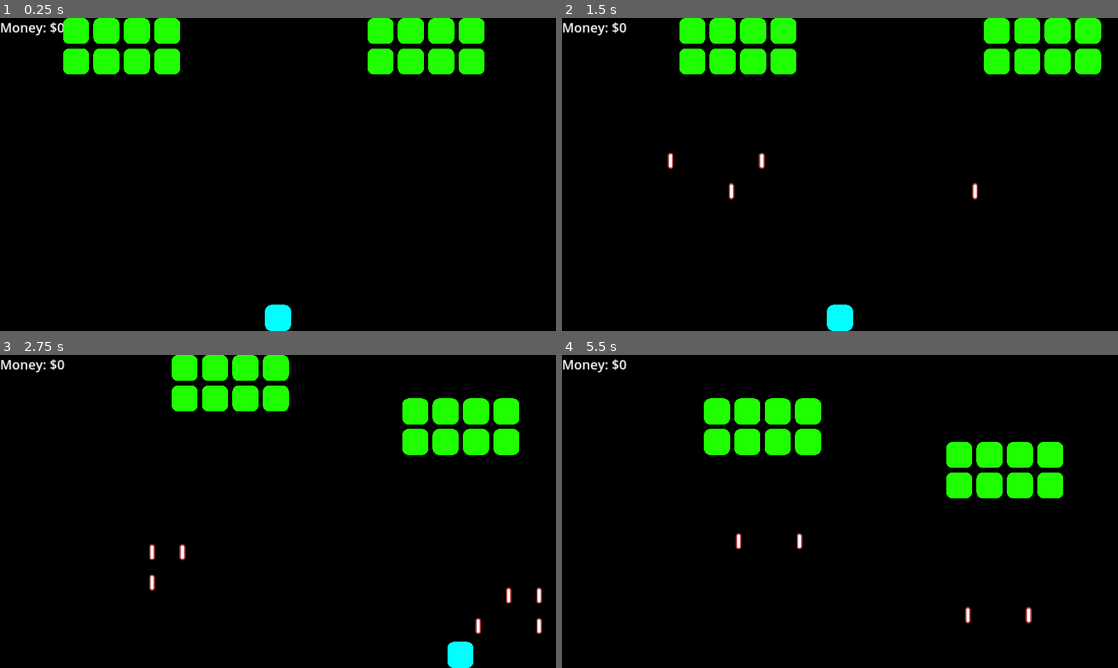
Above: before the commit, frames 1-4 (two rows, left to right).
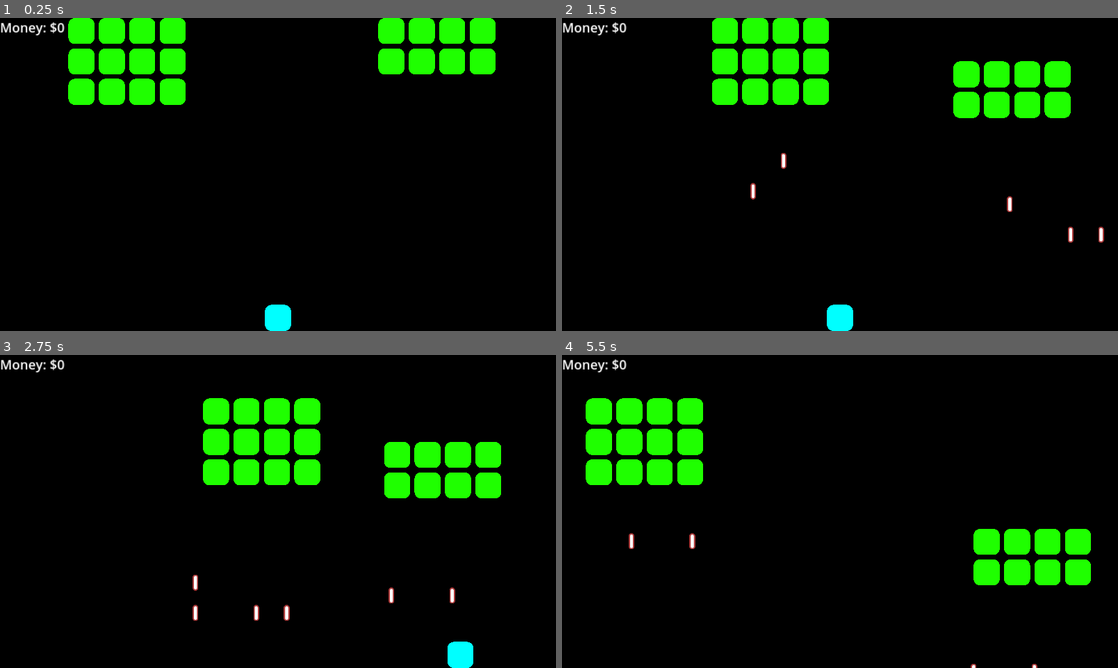
Above: after the commit, the same moments.

Repository: michael-j-coyne/space-defense
Game: Godot game, scene res://scenes/levels/level_3.tscn
The game is run twice, just before and just after one commit, with the same random seed, the same clock (stepped at 60 frames per second) and the same inputs. This scene is started directly instead of the project's main scene.
Inputs (mouse positions are in pixels of both pictures, inside the frame that each line leads up to):
- Up to frame 1 (0.25 s): no input
- Up to frame 2 (1.5 s): tap Enter (ui_accept) at 0.5 s; drag from (595, 27) to (840, 318) at 0.52 s; drag from (728, 190) to (840, 318) at 1.27 s
- Up to frame 3 (2.75 s): move the mouse to (333, 442) at 2.02 s; hold Right (ui_right) from 2.03 s (still down); tap Alt at 2.1 s
- Up to frame 4 (5.5 s): release Right (ui_right) at 2.75 s; drag from (812, 574) to (745, 367) at 2.77 s; move the mouse to (1006, 558) at 3.52 s; hold Left (ui_left) 3.53-4.25 s; hold Space (shoot) 3.53-4.25 s; tap Enter (ui_accept) at 3.77 s; drag from (673, 464) to (828, 411) at 4.27 s; move the mouse to (867, 511) at 5.02 s; hold Left (ui_left) from 5.03 s (still down); tap Alt at 5.1 s; click (867, 511) at 5.17 s

The runs differ from the first frame. In frame 1, 4.3% of the frame differs, in the area x 11-90%, y 0-28%; in frame 2, 8.7%; in frame 3, 12%; in frame 4, 14%, in the area x 4-96%, y 13-100%.

Commit message:
Make level 3 harder

Diff:
--- a/scenes/levels/level_3.tscn
+++ b/scenes/levels/level_3.tscn
@@ -16,53 +16,86 @@
 [node name="EnemyGrid" parent="Enemies/Grid1" index="0" instance=ExtResource("4_5jber")]
 position = Vector2(120, 0)
 num_cols = 4
+num_rows = 3
 metadata/_edit_group_ = true
 
 [node name="Grunt" parent="Enemies/Grid1/EnemyGrid" index="0" instance=ExtResource("5_jnalm")]
 position = Vector2(30, 30)
 scale = Vector2(0.230769, 0.230769)
+shot_chance_percentage = 0.4
 value = 10
 
 [node name="Grunt2" parent="Enemies/Grid1/EnemyGrid" index="1" instance=ExtResource("5_jnalm")]
 position = Vector2(100, 30)
 scale = Vector2(0.230769, 0.230769)
+shot_chance_percentage = 0.4
 value = 10
 
 [node name="Grunt3" parent="Enemies/Grid1/EnemyGrid" index="2" instance=ExtResource("5_jnalm")]
 position = Vector2(170, 30)
 scale = Vector2(0.230769, 0.230769)
+shot_chance_percentage = 0.4
 value = 10
 
 [node name="Grunt4" parent="Enemies/Grid1/EnemyGrid" index="3" instance=ExtResource("5_jnalm")]
 position = Vector2(240, 30)
 scale = Vector2(0.230769, 0.230769)
+shot_chance_percentage = 0.4
 value = 10
 
 [node name="Grunt5" parent="Enemies/Grid1/EnemyGrid" index="4" instance=ExtResource("5_jnalm")]
 position = Vector2(30, 100)
 scale = Vector2(0.230769, 0.230769)
+shot_chance_percentage = 0.4
 value = 10
 
 [node name="Grunt6" parent="Enemies/Grid1/EnemyGrid" index="5" instance=ExtResource("5_jnalm")]
 position = Vector2(100, 100)
 scale = Vector2(0.230769, 0.230769)
+shot_chance_percentage = 0.4
 value = 10
 
 [node name="Grunt7" parent="Enemies/Grid1/EnemyGrid" index="6" instance=ExtResource("5_jnalm")]
 position = Vector2(170, 100)
 scale = Vector2(0.230769, 0.230769)
+shot_chance_percentage = 0.4
 value = 10
 
 [node name="Grunt8" parent="Enemies/Grid1/EnemyGrid" index="7" instance=ExtResource("5_jnalm")]
 position = Vector2(240, 100)
 scale = Vector2(0.230769, 0.230769)
+shot_chance_percentage = 0.4
+value = 10
+
+[node name="Grunt9" parent="Enemies/Grid1/EnemyGrid" index="8" instance=ExtResource("5_jnalm")]
+position = Vector2(30, 170)
+scale = Vector2(0.230769, 0.230769)
+shot_chance_percentage = 0.4
+value = 10
+
+[node name="Grunt10" parent="Enemies/Grid1/EnemyGrid" index="9" instance=ExtResource("5_jnalm")]
+position = Vector2(100, 170)
+scale = Vector2(0.230769, 0.230769)
+shot_chance_percentage = 0.4
+value = 10
+
+[node name="Grunt11" parent="Enemies/Grid1/EnemyGrid" index="10" instance=ExtResource("5_jnalm")]
+position = Vector2(170, 170)
+scale = Vector2(0.230769, 0.230769)
+shot_chance_percentage = 0.4
+value = 10
+
+[node name="Grunt12" parent="Enemies/Grid1/EnemyGrid" index="11" instance=ExtResource("5_jnalm")]
+position = Vector2(240, 170)
+scale = Vector2(0.230769, 0.230769)
+shot_chance_percentage = 0.4
 value = 10
 
 [node name="LeftRightEntityMover" parent="Enemies/Grid1" index="1" node_paths=PackedStringArray("entity") instance=ExtResource("6_655ur")]
 entity = NodePath("../EnemyGrid")
 box_width_percent = 0.6
 vertical_step = 100.0
-speed = 100.0
+speed = 150.0
 
 [node name="Grid2" parent="Enemies" index="1" instance=ExtResource("3_a7idi")]
 
@@ -124,4 +157,4 @@
 entity = NodePath("../EnemyGrid")
 box_width_percent = 0.4
 vertical_step = 100.0
-speed = 100.0
+speed = 200.0
